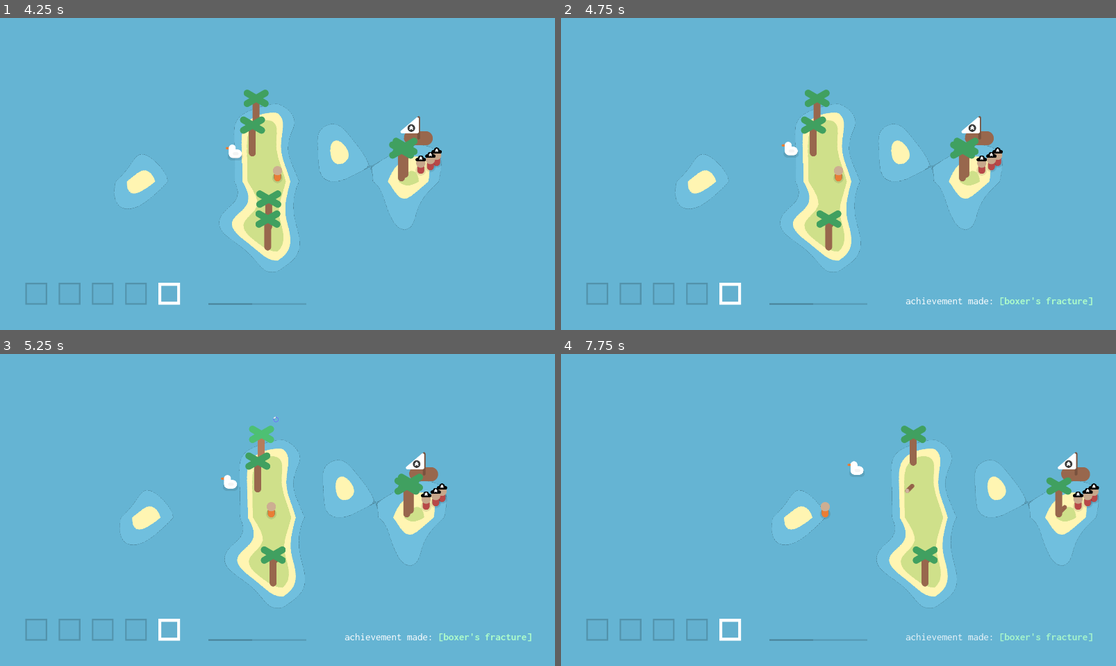
Above: before the commit, frames 1-4 (two rows, left to right).
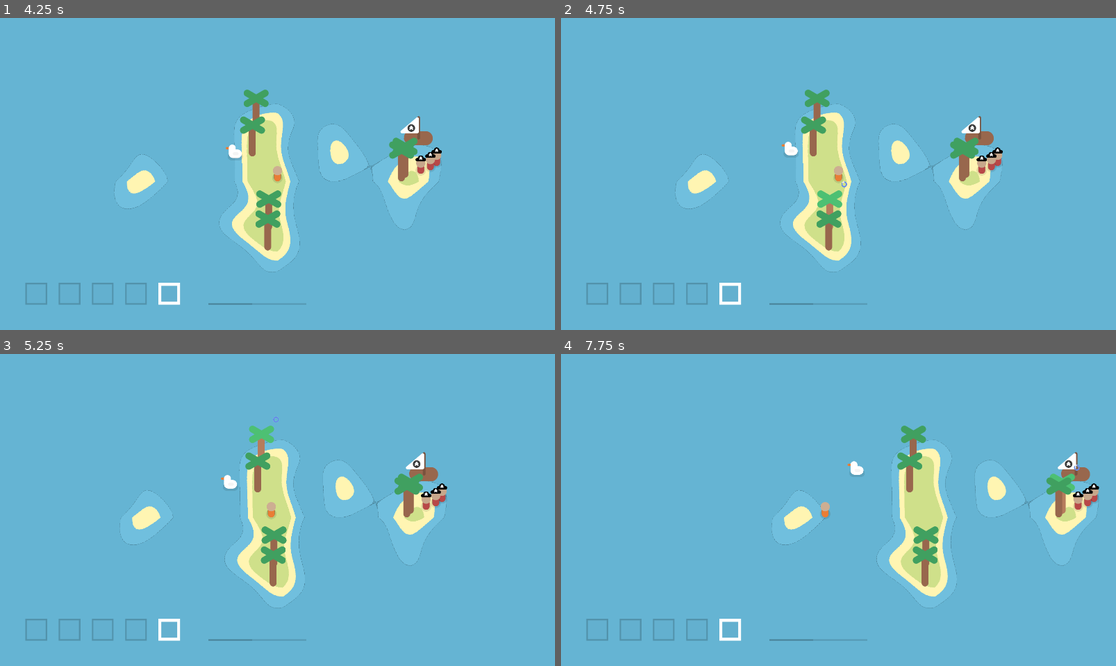
Above: after the commit, the same moments.

Repository: illogicalapple/archipelinaut
Game: Godot game, scene res://scenes/Main.tscn
The game is run twice, just before and just after one commit, with the same random seed, the same clock (stepped at 60 frames per second) and the same inputs.
Inputs (mouse positions are in pixels of both pictures, inside the frame that each line leads up to):
- Up to frame 1 (4.25 s): click "123" at 0.5 s; click "123" at 1.25 s; click "123" at 2 s; click "123" at 2.75 s; click "123" at 3.5 s
- Up to frame 2 (4.75 s): tap Enter at 4.25 s; move the mouse to (827, 211) at 4.27 s; press the mouse at (827, 211) at 4.28 s
- Up to frame 3 (5.25 s): tap Space at 5 s; move the mouse to (255, 447) at 5.02 s; release the mouse at (255, 447) at 5.03 s; hold Left (move_left_0) from 5.03 s (still down); tap 5 (hotbar_4) at 5.1 s; click (255, 447) at 5.17 s
- Up to frame 4 (7.75 s): move the mouse to (871, 475) at 5.77 s; release Left (move_left_0) at 5.78 s; press the mouse at (871, 475) at 5.78 s; move the mouse to (1027, 500) at 6.52 s; release the mouse at (1027, 500) at 6.53 s; tap 5 (hotbar_4) at 6.6 s; click (1027, 500) at 6.67 s; tap Enter at 7.25 s; move the mouse to (1032, 494) at 7.27 s; press the mouse at (1032, 494) at 7.28 s; hold Left (move_left_0) from 7.28 s (still down)

Frame 1 is identical in both runs. In frame 2, 0.5% of the frame differs, in the area x 46-96%, y 52-92%; in frame 3, 0.5%; in frame 4, 0.9%, in the area x 60-96%, y 31-92%.

Commit message:
fix icky nesting

Diff:
--- a/autoload/global.gd
+++ b/autoload/global.gd
@@ -40,7 +40,7 @@
 				i.amount -= amount
 				emit_signal("modify_inventory")
 				return true
-			elif i.amount == amount:
+			if i.amount == amount:
 				inventory[i1] = air
 				emit_signal("modify_inventory")
 				return true
@@ -55,18 +55,17 @@
 	for i in inventory:
 		if i.type == item:
 			stack_slot = inventory.find(i)
-	if stack_slot == -1:
-		if open_slot == -1:
-			return false
-		else:
-			inventory[open_slot] = {
-				"type": item,
-				"amount": amount
-			}
-			emit_signal("modify_inventory")
-			return true
+	if stack_slot != -1:
+		inventory[stack_slot].amount += amount
+		emit_signal("modify_inventory")
+		return true
+	if open_slot == -1:
+		return false
 	else:
-		inventory[stack_slot].amount += amount
+		inventory[open_slot] = {
+			"type": item,
+			"amount": amount
+		}
 		emit_signal("modify_inventory")
 		return true
 
--- a/friend/friend.gd
+++ b/friend/friend.gd
@@ -44,10 +44,11 @@
 	if position.distance_to(player.position) > min_distance:
 		target = player.position
 		move_by((player.position - position).normalized() * speed * delta)
-	else:
-		if position.distance_to(target) < 50:
-			var radians = randf_range(0, PI * 2)
-			target = player.position + Vector2(cos(radians), sin(radians)) * randf_range(0, min_distance)
-			pause_timer = get_tree().create_timer(randf_range(2.0, 5.0))
-		if movable:
-			move_by((target - position).normalized() * speed * delta / 2.5)
+		return
+
+	if position.distance_to(target) < 50:
+		var radians = randf_range(0, PI * 2)
+		target = player.position + Vector2(cos(radians), sin(radians)) * randf_range(0, min_distance)
+		pause_timer = get_tree().create_timer(randf_range(2.0, 5.0))
+	if movable:
+		move_by((target - position).normalized() * speed * delta / 2.5)
--- a/mobs/pirate/peerate.gd
+++ b/mobs/pirate/peerate.gd
@@ -5,12 +5,10 @@
 
 func _process(_delta):
 	ticks += 1
-	if ticks > 1 and not visible:
-		queue_free()
+	if ticks > 1 and not visible: queue_free()
 
 func _ready():
 	hide()
 
 func _on_hurtbox_area_entered(area):
-	if area is Island:
-		show()
+	if area is Island: show()
--- a/player/Player.gd
+++ b/player/Player.gd
@@ -4,7 +4,7 @@
 var in_water: bool = false
 var breath_left: float = 20
 var dps: float = 0
-var mining_ability: float = 15
+var mining_ability: float = 1
 
 var item_holding
 
@@ -38,12 +38,12 @@
 	$ItemHolding.position.x = sign(velocity.x + 0.0000000001) * 15
 	$ItemHolding.rotation = $ItemHolding.old_rot * sign(velocity.x + 0.0000000001)
 	if in_water:
-		breath_left -= delta
-		$Stamina.value = breath_left * 5
-		if breath_left <= 0:
-			dps = 10
-	else:
 		dps = 0
+		return
+	breath_left -= delta
+	$Stamina.value = breath_left * 5
+	if breath_left <= 0:
+		dps = 10
 
 
 func _on_Hurtbox_area_entered(area):
--- a/scenes/Main.gd
+++ b/scenes/Main.gd
@@ -32,7 +32,9 @@
 	island_instance.position = Vector2.ZERO
 	$Islands.add_child(island_instance)
 	island_instance.island_gen(0)
+	print("waiting for generation")
 	await island_instance.generated
+	print("generation done!")
 	$GUI.loading_progress += 100
 
 func _process(delta):
--- a/ui/GUI.gd
+++ b/ui/GUI.gd
@@ -13,12 +13,12 @@
 			get_tree().set_deferred("paused", true)
 			Input.set_custom_mouse_cursor(null)
 			$Control/Pause.show()
-		else:
-			for child in $Control/Pause/Default/Options.get_children():
-				(child as Label).add_theme_font_size_override("font_size", 56)
-			get_tree().paused = false
-			$Control/Pause.hide()
-			Input.set_custom_mouse_cursor(cursor, 0, Vector2(16, 16))
+			return
+		for child in $Control/Pause/Default/Options.get_children():
+			(child as Label).add_theme_font_size_override("font_size", 56)
+		get_tree().paused = false
+		$Control/Pause.hide()
+		Input.set_custom_mouse_cursor(cursor, 0, Vector2(16, 16))
 
 func _ready():
 	var hints = $Control/Loading/Hint.get_meta("hints")
--- a/ui/GUI.tscn
+++ b/ui/GUI.tscn
@@ -46,7 +46,6 @@
 grow_vertical = 2
 mouse_filter = 1
 theme = ExtResource("1")
-metadata/_edit_lock_ = true
 
 [node name="Inventory" parent="Control" instance=ExtResource("5_7vef1")]
 layout_mode = 2
--- a/ui/inventory/crafting.gd
+++ b/ui/inventory/crafting.gd
@@ -17,23 +17,23 @@
 		else:
 			inventory[item.type] = item.amount
 
+func is_recipe_valid(recipe):
+	for element in behavior.recipes[recipe]:
+		if not inventory.has(element): return false
+		if inventory[element] < behavior.recipes[recipe][element]: return false
+		return true
+
 func _on_update_timer_timeout():
-	if queued:
-		for node in $Recipes.get_children():
-			$Recipes.remove_child(node)
-			node.queue_free()
-		for recipe in behavior.recipes:
-			var valid = true
-			for element in behavior.recipes[recipe]:
-				if inventory.has(element):
-					if inventory[element] >= behavior.recipes[recipe][element]:
-						pass
-					else: valid = false
-				else: valid = false
-			if valid:
-				var instance = crafting_slot.instantiate()
-				instance.item_texture = load("res://textures/items/" + recipe + ".png")
-				instance.item = recipe
-				instance.recipe = behavior.recipes[recipe]
-				$Recipes.add_child(instance)
-		queued = false
+	if not queued: return
+
+	for node in $Recipes.get_children():
+		$Recipes.remove_child(node)
+		node.queue_free()
+	for recipe in behavior.recipes:
+		if not is_recipe_valid(recipe): return
+
+		var instance = crafting_slot.instantiate()
+		instance.item_texture = load("res://textures/items/" + recipe + ".png")
+		instance.item = recipe
+		instance.recipe = behavior.recipes[recipe]
+		$Recipes.add_child(instance)
